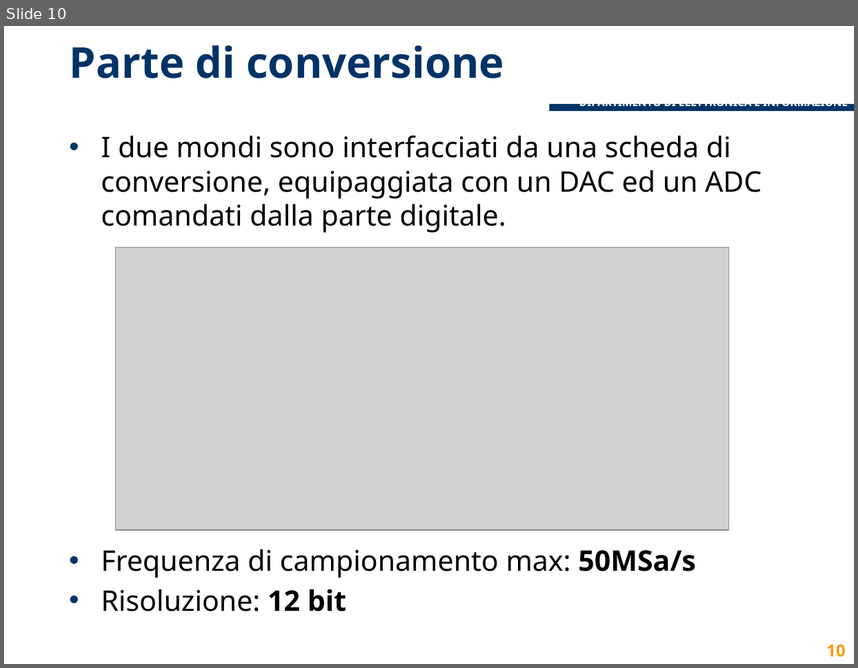
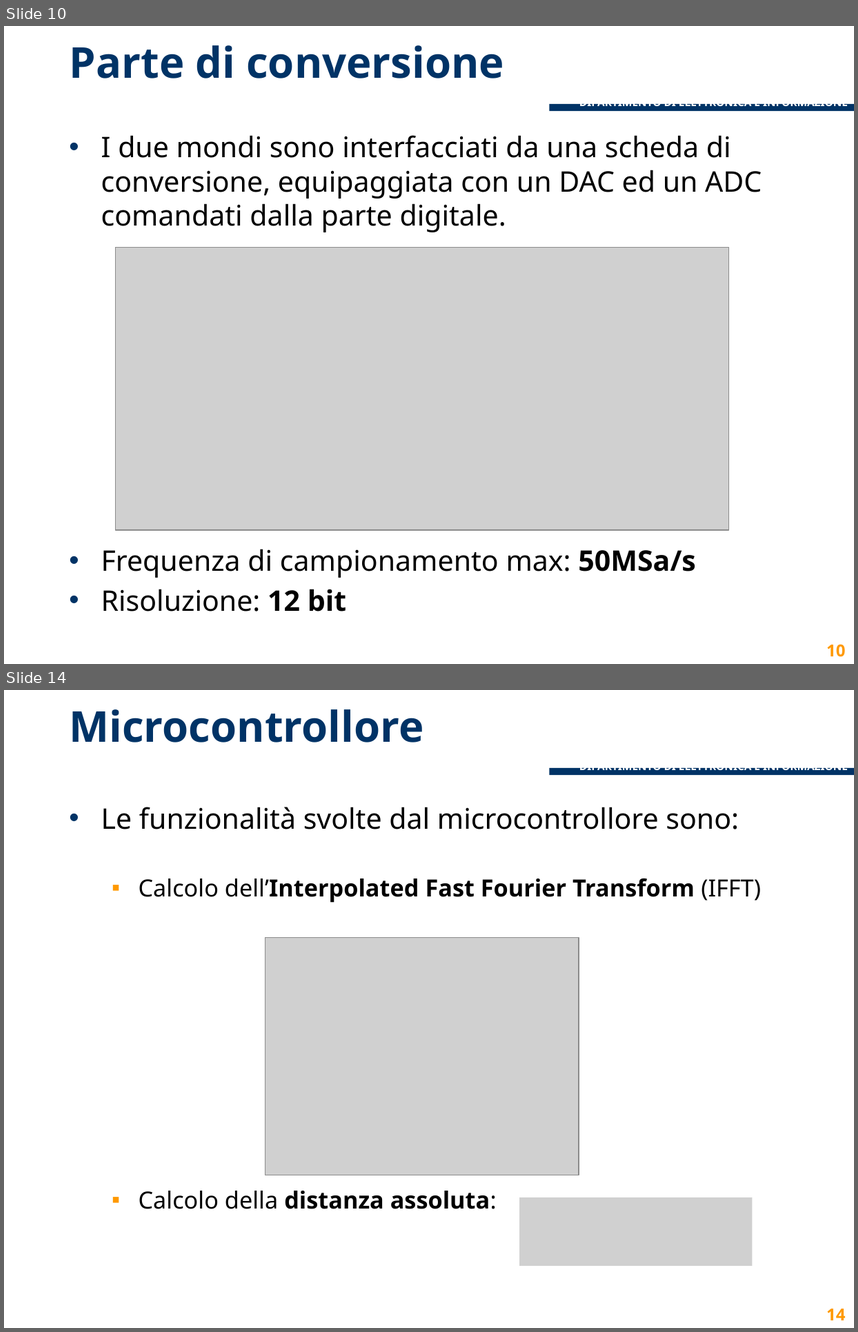
Before and after one commit to lcavagnispolimi/thesis_latex, a slide deck: presentazione_discussione.pptx. Shown one above the other, each under a label of ours: slide 10 before the commit, slides 10 and 14 after it; the slides between them are not shown. The pictures are 858x668 and 858x1332 pixels, drawn with LibreOffice and Linux fonts; fonts in the diff are those of the drawing; grey boxes stand for pictures; background and template pictures are left out. Boxes give left, top, right and bottom in pixels: in the first picture for what was removed or moved away, otherwise in the second. Text is boxed around its words. In the diff, an @@ line names an element or a change of style, - is before the commit and + after.

```diff
--- a/presentazione_discussione.pptx
+++ b/presentazione_discussione.pptx
@@ slide 14 added at (4,690,854,1328), background #FFFFFF; not listed: 3 template elements that a slide beside it also shows @@
@@ title added at (69,709,424,742), 36 pt, text #003366, bold @@
+Microcontrollore
@@ text added at (101,807,761,1209), 20 pt, text #000000 @@
+• Le funzionalità svolte dal microcontrollore sono:
+  ▪ Calcolo dell’Interpolated Fast Fourier Transform (IFFT)
+  ▪ Calcolo della distanza assoluta:
@@ picture added at (265,938,579,1174) @@
@@ picture added at (520,1198,753,1265) @@
@@ page number added at (826,1308,845,1320), 14 pt, text #FF9900, bold @@
+14
```
Also in this commit, not shown: 8 slides changed, 3 other slides added, 3 slides removed.
